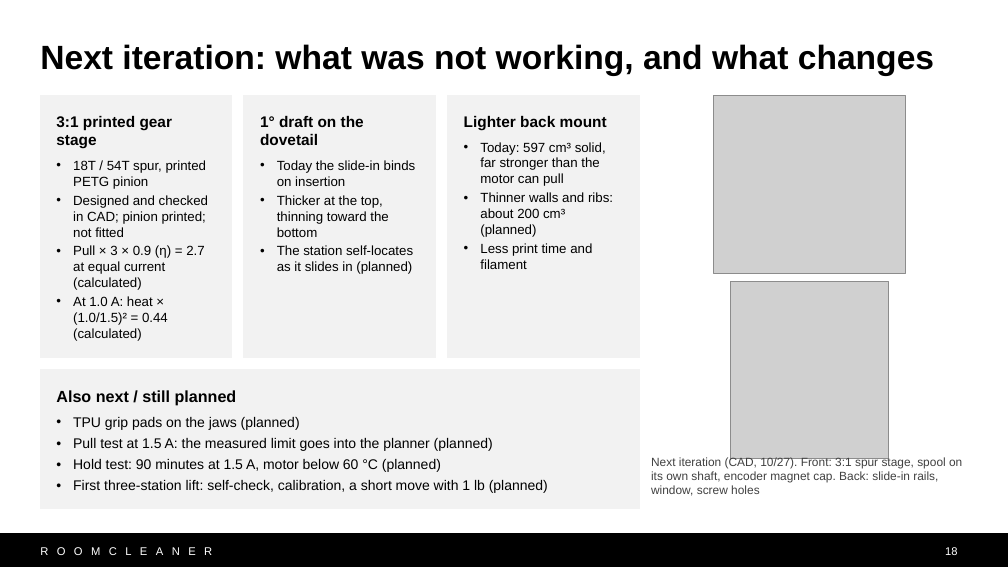
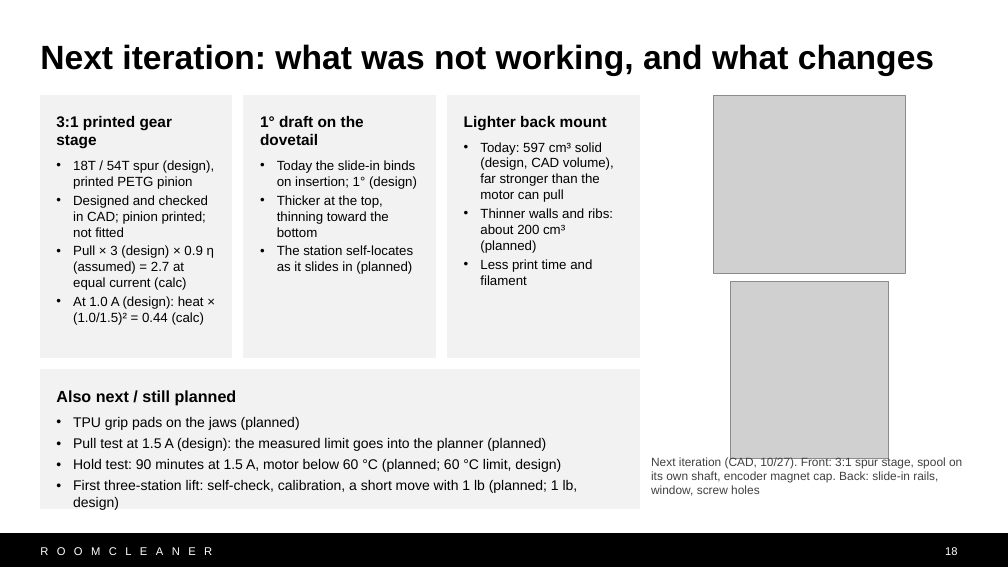
Before and after one commit to Jaspario1199/RoomCleaner, a slide deck: slide 18 of docs/presentation/deck_v10/RoomCleaner_Buntinx_v10.pptx. Drawn at 1008x567 pixels with LibreOffice and Linux fonts; fonts in the diff are those of the drawing; grey boxes stand for pictures. Boxes give left, top, right and bottom in pixels: in the first picture for what was removed or moved away, otherwise in the second. Text is boxed around its words. In the diff, an @@ line names an element or a change of style, - is before the commit and + after.

```diff
--- a/docs/presentation/deck_v10/RoomCleaner_Buntinx_v10.pptx
+++ b/docs/presentation/deck_v10/RoomCleaner_Buntinx_v10.pptx
@@ text in rectangle at [480, 142, 614, 202]: text changed @@
-• Today: 597 cm³ solid, far stronger than the motor can pull
+• Today: 597 cm³ solid (design, CAD volume), far stronger than the motor can pull
@@ text in rectangle at [73, 160, 215, 189]: text changed @@
-• 18T / 54T spur, printed PETG pinion
+• 18T / 54T spur (design), printed PETG pinion
@@ text in rectangle at [277, 160, 417, 189]: text changed @@
-• Today the slide-in binds on insertion
+• Today the slide-in binds on insertion; 1° (design)
@@ text in rectangle at [73, 245, 214, 325]: text changed @@
-• Pull × 3 × 0.9 (η) = 2.7 at equal current (calculated)
-• At 1.0 A: heat × (1.0/1.5)² = 0.44 (calculated)
+• Pull × 3 (design) × 0.9 η (assumed) = 2.7 at equal current (calc)
+• At 1.0 A (design): heat × (1.0/1.5)² = 0.44 (calc)
@@ text in rectangle at [73, 438, 578, 510]: text changed @@
-• Pull test at 1.5 A: the measured limit goes into the planner (planned)
-• Hold test: 90 minutes at 1.5 A, motor below 60 °C (planned)
-• First three-station lift: self-check, calibration, a short move with 1 lb (planned)
+• Pull test at 1.5 A (design): the measured limit goes into the planner (planned)
+• Hold test: 90 minutes at 1.5 A, motor below 60 °C (planned; 60 °C limit, design)
+• First three-station lift: self-check, calibration, a short move with 1 lb (planned; 1 lb, design)
```
Also in this commit, not shown: 12 other slides changed, 14 other files.
